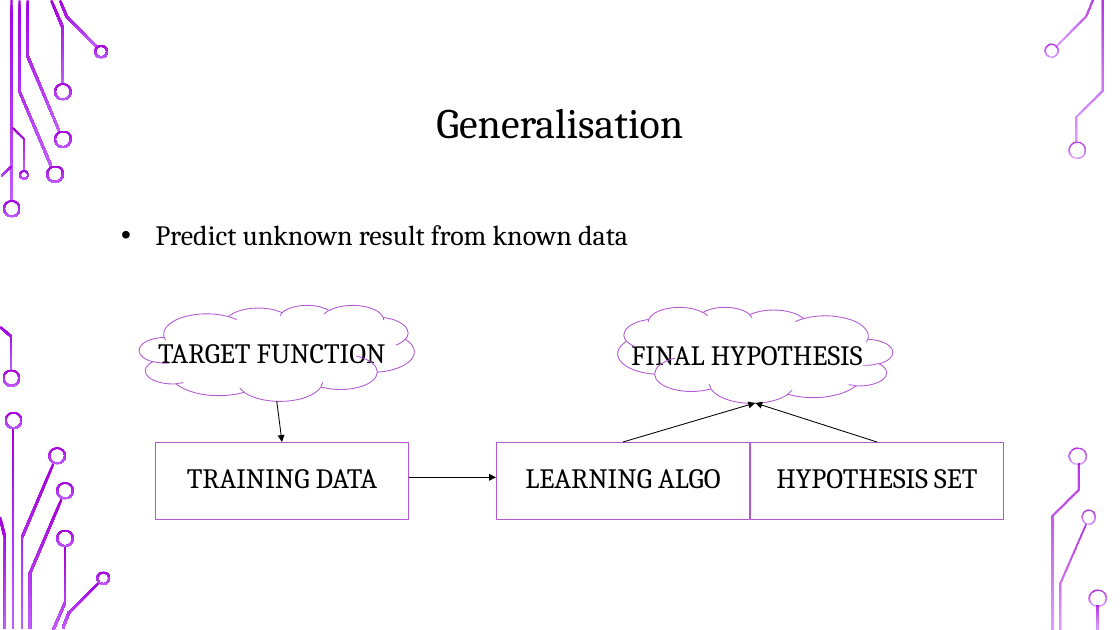
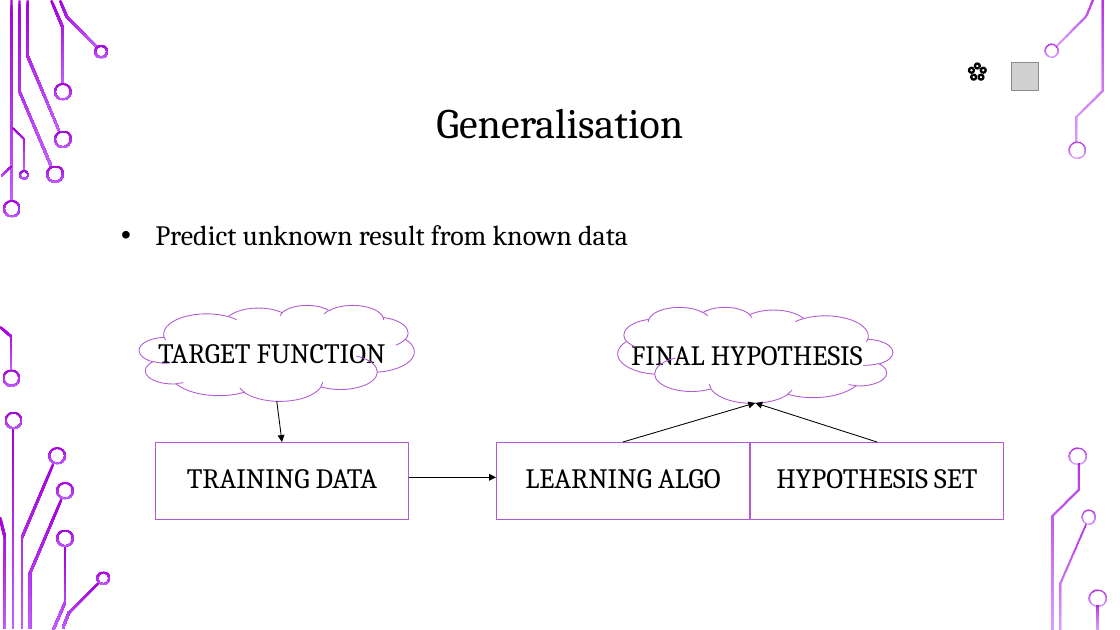
Before and after one commit to UOMDSS/workshops-2021-2022, a slide deck: slide 4 of semester-2-2021-2022/week-8-theory-of-generalisation/Theory_of_Generalisation.pptx. Drawn at 1120x630 pixels with LibreOffice and Linux fonts; fonts in the diff are those of the drawing; grey boxes stand for pictures; background and template pictures are left out. Boxes give left, top, right and bottom in pixels: in the first picture for what was removed or moved away, otherwise in the second. Text is boxed around its words. In the diff, an @@ line names an element or a change of style, - is before the commit and + after.

```diff
--- a/semester-2-2021-2022/week-8-theory-of-generalisation/Theory_of_Generalisation.pptx
+++ b/semester-2-2021-2022/week-8-theory-of-generalisation/Theory_of_Generalisation.pptx
@@ group added at (970, 63, 1039, 91): 5 ellipses, 5 right arrows, 1 picture @@
```
Also in this commit, not shown: 8 slides added.
